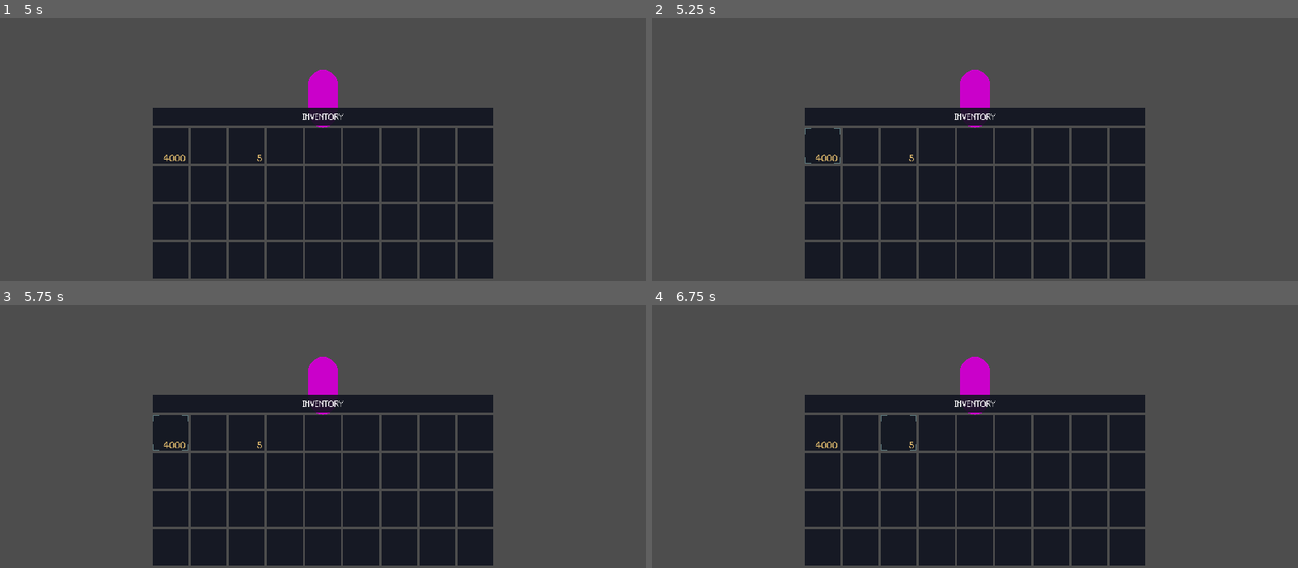
Above: before the commit, frames 1-4 (two rows, left to right).
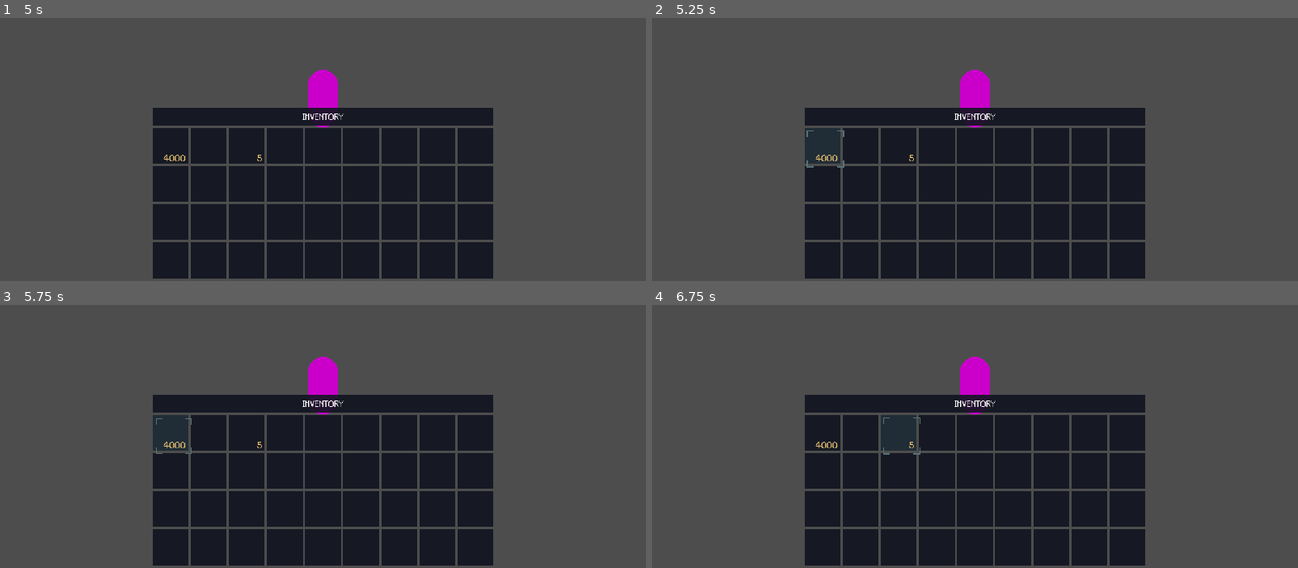
Above: after the commit, the same moments.

Repository: LeZellus/voxel
Game: Godot game, scene res://scenes/test/test_scene.tscn
The game is run twice, just before and just after one commit, with the same random seed, the same clock (stepped at 60 frames per second) and the same inputs.
Inputs (mouse positions are in pixels of both pictures, inside the frame that each line leads up to):
- Up to frame 1 (5 s): tap Enter at 0.5, 3.5 s; move the mouse to (355, 96) at 0.52 s; hold E (interact) 0.53-1.28 s; hold W (move_forward) 0.53-4.28 s; click (355, 96) at 0.67 s; tap Space (jump) at 0.77, 1.52, 2.75, 3.02, 3.77, 4.52 s; move the mouse to (290, 99) at 1.27 s; tap Shift (run) at 1.35 s; click (290, 99) at 1.42 s; move the mouse to (335, 91) at 2.02 s; tap 1 at 2.1 s; click (335, 91) at 2.17 s; move the mouse to (316, 104) at 2.77 s; tap 2 at 2.85 s; click (316, 104) at 2.92 s; move the mouse to (368, 104) at 3.52 s; tap 3 at 3.6 s; click (368, 104) at 3.67 s; tap Tab (toggle_inventory) at 4.15 s; move the mouse to (129, 44) at 4.27 s; hold A (move_left) from 4.28 s (still down); tap Ctrl at 4.35 s; click (129, 44) at 4.42 s
- Up to frame 2 (5.25 s): release A (move_left) at 5 s; click "4000" at 5 s
- Up to frame 3 (5.75 s): no input
- Up to frame 4 (6.75 s): click (858, 433) at 5.77 s; click "5" at 6.5 s

Frame 1 is identical in both runs. In frame 2, less than 0.1% of the frame differs, in the area x 23-30%, y 41-57%; in frame 3, less than 0.1%; in frame 4, less than 0.1%.

Commit message:
cursor improve
add select cursor and hover for better UI

Diff:
--- a/assets/resources/game_theme.tres
+++ b/assets/resources/game_theme.tres
@@ -3,7 +3,7 @@
 [ext_resource type="FontFile" uid="uid://b2ovnq4y084qx" path="res://assets/fonts/awcathode-webfont.ttf" id="1_culsm"]
 
 [sub_resource type="StyleBoxFlat" id="StyleBoxFlat_gvomj"]
-bg_color = Color(0.063, 0.078, 0.122, 0.7)
+bg_color = Color(0.125, 0.18, 0.216, 0.9)
 
 [sub_resource type="StyleBoxFlat" id="StyleBoxFlat_xof4f"]
 bg_color = Color(0.063, 0.078, 0.122, 0.7)
--- /dev/null
+++ b/scenes/manager/GameManager.tscn
@@ -0,0 +1,6 @@
+[gd_scene load_steps=2 format=3 uid="uid://bkfsjygkoggm0"]
+
+[ext_resource type="Script" path="res://scripts/manager/GameManager.gd" id="1_c018r"]
+
+[node name="GameManager" type="Node"]
+script = ExtResource("1_c018r")
--- a/scenes/test/test_scene.tscn
+++ b/scenes/test/test_scene.tscn
@@ -1,6 +1,7 @@
-[gd_scene load_steps=7 format=3 uid="uid://rm0npb5j2kr5"]
+[gd_scene load_steps=8 format=3 uid="uid://rm0npb5j2kr5"]
 
 [ext_resource type="PackedScene" uid="uid://yyt7yjtqdboi" path="res://scenes/test/test_plateform.tscn" id="1_egkgl"]
+[ext_resource type="PackedScene" uid="uid://bkfsjygkoggm0" path="res://scenes/manager/GameManager.tscn" id="1_igihp"]
 [ext_resource type="PackedScene" uid="uid://cx6drcd7vxfvd" path="res://scenes/objects/Player.tscn" id="1_pjlcp"]
 [ext_resource type="PackedScene" uid="uid://bmxqrx242yj5q" path="res://scenes/objects/WorldItem.tscn" id="4_04ith"]
 [ext_resource type="Resource" uid="uid://dy7wf77dsqfle" path="res://assets/resources/watering_can.tres" id="5_y1kra"]
@@ -8,6 +9,8 @@
 [ext_resource type="Script" path="res://scripts/test/TestInventory.gd" id="9_0pygw"]
 
 [node name="TestScene" type="Node3D"]
+
+[node name="GameManager" parent="." instance=ExtResource("1_igihp")]
 
 [node name="Player" parent="." instance=ExtResource("1_pjlcp")]
 
--- a/scripts/UI/InventoryUI.gd
+++ b/scripts/UI/InventoryUI.gd
@@ -100,6 +100,9 @@
 	selected_slot = slot_index
 	_show_item_info(slot_index)
 
+	if slot_cursor:
+		slot_cursor.animate_click()
+
 func _on_slot_changed(slot_index: int):
 	_update_slot_visual(slot_index)
 
--- /dev/null
+++ b/scripts/manager/GameManager.gd
@@ -0,0 +1,25 @@
+extends Node
+
+
+# Called when the node enters the scene tree for the first time.
+func _ready():
+	var cursor_texture = load("res://assets/icons/iso_mouse2.png")
+
+	# Vérifiez que la texture est chargée
+	if cursor_texture == null:
+		print("Erreur : texture non trouvée")
+		return
+
+	# Méthode corrigée pour obtenir l'image
+	var image = cursor_texture.get_image()
+	if image == null:
+		print("Erreur : impossible d'obtenir l'image")
+		return
+
+	# Agrandissement
+	image.resize(32, 32, Image.INTERPOLATE_NEAREST)
+
+	var new_texture = ImageTexture.new()
+	new_texture.set_image(image)  # Utilisez set_image au lieu de create_from_image
+
+	Input.set_custom_mouse_cursor(new_texture, Input.CURSOR_ARROW, Vector2(16, 0))
--- a/scripts/ui/SlotCursor.gd
+++ b/scripts/ui/SlotCursor.gd
@@ -37,6 +37,9 @@
 	visible = true
 	size = target_control.size
 
+	# Définir le pivot au centre pour l'animation de scale
+	pivot_offset = size / 2
+
 	if tween:
 		tween.kill()
 
@@ -47,3 +50,15 @@
 
 func hide_cursor():
 	visible = false
+
+func animate_click():
+	if not visible:
+		return
+
+	# Créer un tween séparé pour l'animation de clic
+	var click_tween = create_tween()
+	click_tween.set_parallel(true)  # Permet plusieurs animations simultanées
+
+	# Animation de scale (pulse effect)
+	click_tween.tween_property(self, "scale", Vector2(1.2, 1.2), 0.1)
+	click_tween.tween_property(self, "scale", Vector2(1.0, 1.0), 0.15).set_delay(0.1)
Binary file added: assets/icons/iso_mouse.png
Not shown, added: assets/icons/iso_mouse.png.import
Binary file added: assets/icons/iso_mouse2.png
Not shown, added: assets/icons/iso_mouse2.png.import
